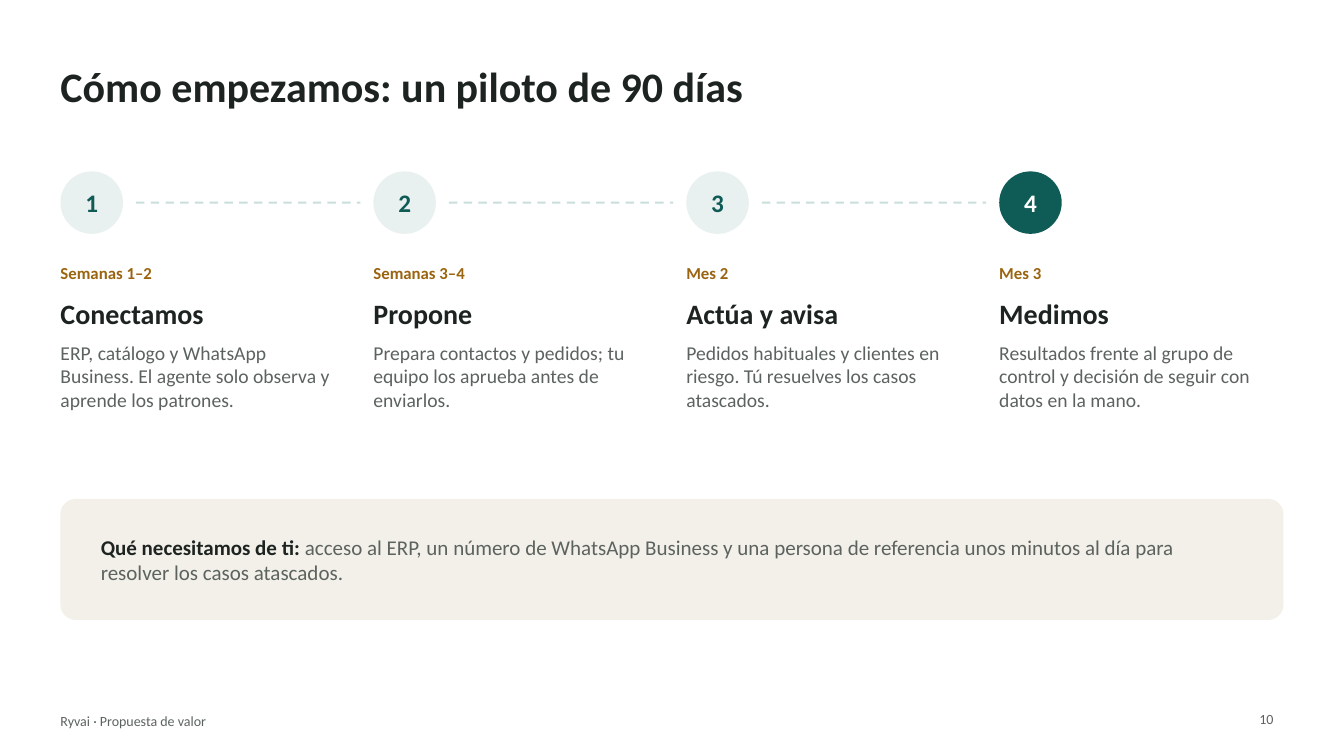
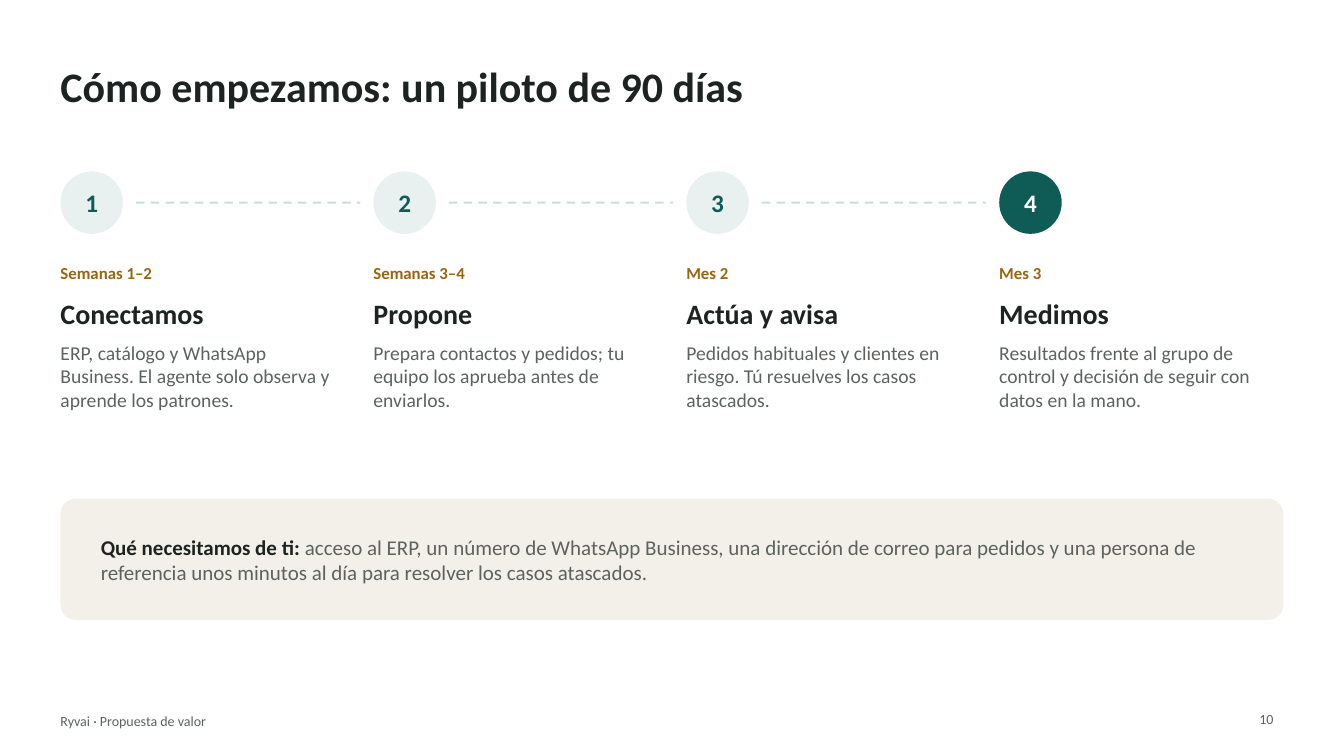
Before and after one commit to arivas-web/distribuci-n-ai, a slide deck: slide 10 of docs/Ryvai-propuesta-de-valor.pptx. Drawn at 1344x756 pixels with LibreOffice and Linux fonts; fonts in the diff are those of the drawing. Boxes give left, top, right and bottom in pixels: in the first picture for what was removed or moved away, otherwise in the second. Text is boxed around its words. In the diff, an @@ line names an element or a change of style, - is before the commit and + after.

```diff
--- a/docs/Ryvai-propuesta-de-valor.pptx
+++ b/docs/Ryvai-propuesta-de-valor.pptx
@@ text at (101,540,1195,584): text changed @@
-Qué necesitamos de ti: acceso al ERP, un número de WhatsApp Business y una persona de referencia unos minutos al día para resolver los casos atascados.
+Qué necesitamos de ti: acceso al ERP, un número de WhatsApp Business, una dirección de correo para pedidos y una persona de referencia unos minutos al día para resolver los casos atascados.
```
Also in this commit, not shown: 3 other slides changed, 14 other files.
